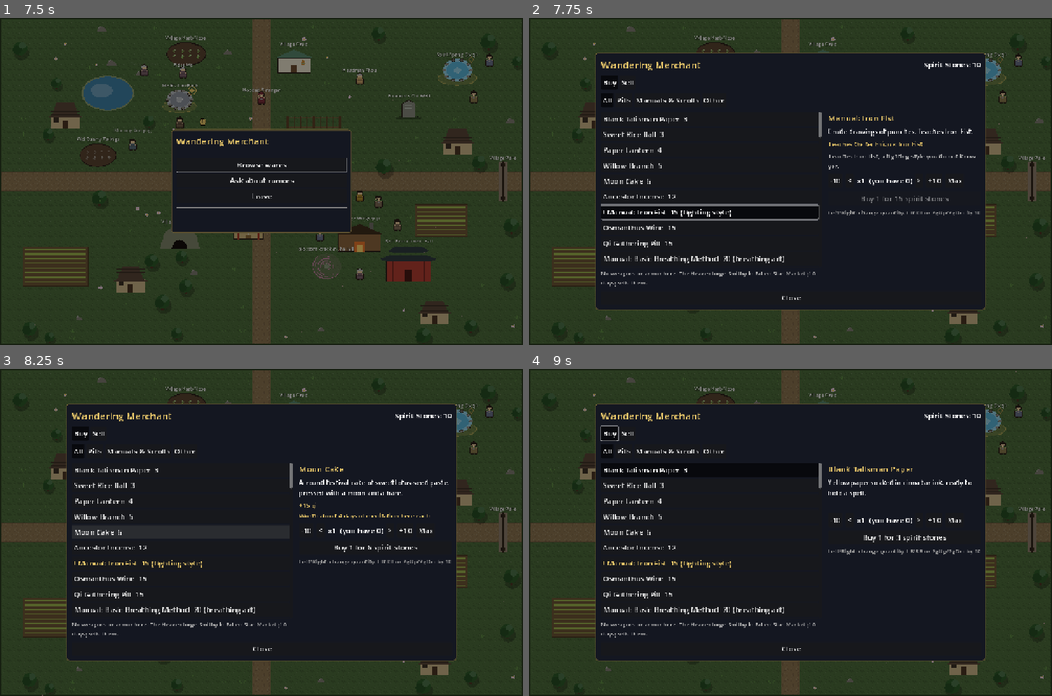
Above: before the commit, frames 1-4 (two rows, left to right).
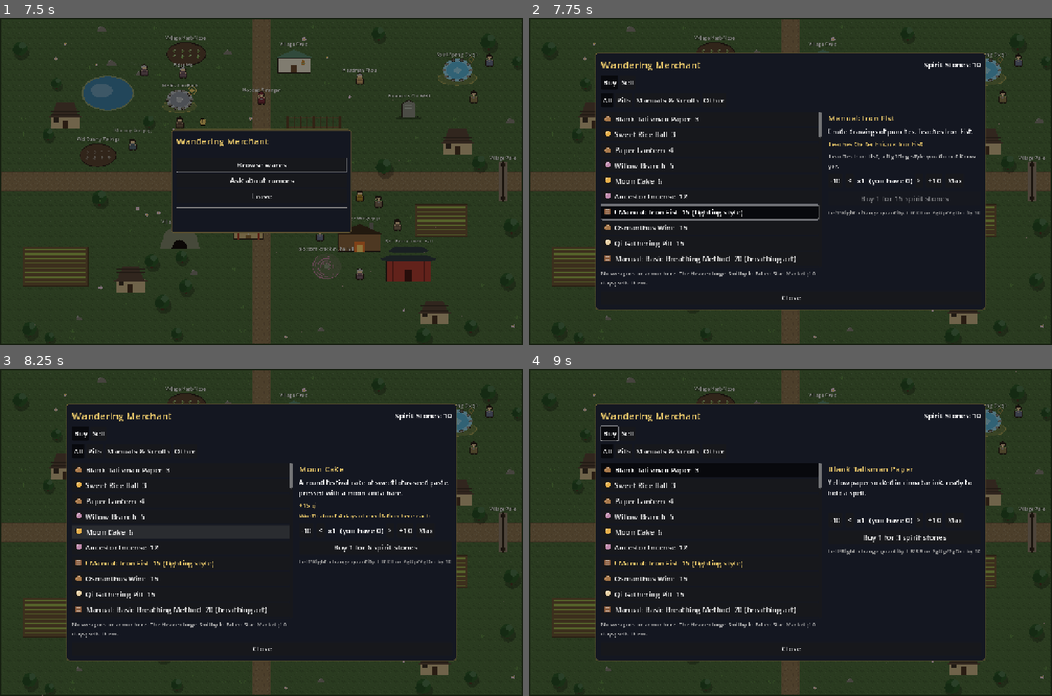
Above: after the commit, the same moments.

Repository: samridghimire/cultivation-game
Game: Godot game, scene res://src/ui/main_menu.tscn
Same seed, same stepped clock (60 frames per second), same inputs: the game is played once before the commit and once after it.
Inputs (mouse positions are in pixels of both pictures, inside the frame that each line leads up to):
- Up to frame 1 (7.5 s): click "New Game" at 0.5 s; click "Begin" at 1.25 s; click "Reach for it." at 2 s; click "Protect those who cannot prot…" at 2.75 s; click "What are you?" at 3.5 s; click "Why me?" at 4.25 s; click "What are you?" at 5 s; click "..." at 5.75 s; click "Set out." at 6.5 s; tap Enter (ui_accept) at 7.25 s; move the mouse to (376, 165) at 7.27 s; hold D (move_right) from 7.28 s (still down); hold E (interact) from 7.28 s (still down); click (376, 165) at 7.42 s
- Up to frame 2 (7.75 s): keep holding D (move_right); keep holding E (interact); tap Enter (ui_accept) at 7.52 s
- Up to frame 3 (8.25 s): release D (move_right) at 8 s; release E (interact) at 8 s; click "Moon Cake 6" at 8 s
- Up to frame 4 (9 s): click "Buy" at 8.75 s

Frame 1 is identical in both runs. In frame 2, 1.6% of the frame differs, in the area x 14-51%, y 30-75%; in frame 3, 1.6%; in frame 4, 1.6%.

Commit message:
[GFX-019] Item icons until the pack lands
Generated 12x12 pixel glyphs (ItemIcon) per item kind, tinted per item for pills and herbs, shown in inventory, shop and crafting rows; Sprites keys icon_<id>/icon_<kind> override.

Follow-ups: inventory/shop screenshots not rendered or viewed in this run.

Co-Authored-By: Claude Sonnet 5.5 <noreply@anthropic.com>
Claude-Session: https://claude.ai/code/session_01L4vu8xKnQjbxxpnTpq82zc

Diff:
--- a/data/sprites.json
+++ b/data/sprites.json
@@ -1,5 +1,5 @@
 {
-	"_doc": "Pixel-art sprite map (GFX-001). Read by src/world/ …(743 unchanged characters)… he player sprite, centred on the node). A key that is missing, or whose file is absent, draws the _draw() placeholder.",
+	"_doc": "Pixel-art sprite map (GFX-001). Read by src/world/ …(743 unchanged characters)… he player sprite, centred on the node). icon_<item id> then icon_<kind> (pill, herb, ore, beast_material, spirit_stone, weapon, armor, accessory, talisman, manual, scroll, pouch): list icon for inventory/shop/crafting rows, shown at most 24 px wide (ItemIcon); generated 12x12 glyphs otherwise. A key that is missing, or whose file is absent, draws the _draw() placeholder.",
 	"tile_size": 16,
 	"scale": 2,
 	"packs": [],
--- a/src/ui/crafting_screen.gd
+++ b/src/ui/crafting_screen.gd
@@ -193,6 +193,7 @@
 			label += READY_SUFFIX
 		var b := UIStyle.button(label, _select.bind(recipe_id))
 		b.name = recipe_id
+		ItemIcon.apply(b, ItemIcon.for_id(data, str((data.recipes[recipe_id].get("output", {}) as Dictionary).get("item", ""))))
 		if ready:
 			b.add_theme_color_override("font_color", UIStyle.CATEGORY_COLORS.get("good", UIStyle.ACCENT))
 		b.alignment = HORIZONTAL_ALIGNMENT_LEFT
--- a/src/ui/inventory_screen.gd
+++ b/src/ui/inventory_screen.gd
@@ -197,6 +197,7 @@
 			label += "  (readied)"
 		var b := UIStyle.button(label, _select.bind(item_id))
 		b.name = item_id
+		ItemIcon.apply(b, ItemIcon.for_id(data, item_id))
 		b.alignment = HORIZONTAL_ALIGNMENT_LEFT
 		b.toggle_mode = true
 		b.button_pressed = item_id == _selected
--- /dev/null
+++ b/src/ui/item_icon.gd
@@ -0,0 +1,102 @@
+class_name ItemIcon
+extends RefCounted
+## Generated 12x12 pixel item glyphs (GFX-019) for inventory, shop and crafting rows, until the icon pack lands.
+## A Sprites key "icon_<item id>" then "icon_<kind>" overrides the generated glyph.
+
+const SIZE := 12
+const ZOOM := 2
+const OUTLINE := Color("1c1612")
+const TINTS: Array[Color] = [Color("d9534f"), Color("e8b04a"), Color("6cc070"), Color("56a6d8"), Color("b07ad8"), Color("e8e0cc")]
+
+## Glyph rows: 'o' outline, 'a' body (tinted per item for pills and herbs), 'b' highlight, '.' empty.
+const GLYPHS := {
+	"pill": ["............", "....oooo....", "...oabbao...", "..oabaaaao..", "..obaaaaao..", "..oaaaaaao..", "..oaaaaaao..", "...oaaaao...", "....oooo....", "............", "............", "............"],
+	"herb": ["............", "......oo....", ".....oaao...", "..oo.oabo...", ".oaao.oao...", ".oabaooao...", "..oaaaao....", "...oaao.....", "....oao.....", "....oao.....", "....ooo.....", "............"],
+	"ore": ["............", "............", "....ooo.....", "...oabbo....", "..oabaaoo...", ".oabaaaabo..", ".oaaaaaaao..", ".oaaaaaaaao.", "..oooaaaaoo.", ".....oooo...", "............", "............"],
+	"beast_material": ["............", "...oo..oo...", "..oaao.oao..", "..oabaooao..", "...oaaaao...", "....oaao....", "...oabbao...", "..oabaaao...", "...oaaao....", "....ooo.....", "............", "............"],
+	"spirit_stone": ["............", "....oooo....", "...obbbao...", "..obbaaaao..", "..oabaaaao..", "..oaaaaaao..", "...oaaaao...", "....oaao....", ".....oo.....", "............", "............", "............"],
+	"weapon": ["..........oo", ".........oao", "........oabo", ".......oabo.", "......oabo..", "..o..oabo...", "..oooabo....", "...oabo.....", "..ooaoo.....", ".obo.oo.....", ".oo.........", "............"],
+	"armor": ["............", "..oo....oo..", ".oaaooooaao.", ".oabaaaabao.", "..oaaaaaao..", "..oabaaabo..", "..oaaaaaao..", "..oaaaaaao..", "..oaaaaaao..", "...oaaaao...", "....oooo....", "............"],
+	"accessory": ["............", "....oooo....", "...oaaaao...", "..oa....ao..", "..oa....ao..", "..oa....ao..", "...oaaaao...", "....oabo....", "....obao....", ".....oo.....", "............", "............"],
+	"talisman": ["............", "...oooooo...", "...oaaaao...", "...oabbao...", "...oabbao...", "...oaaaao...", "...obaabo...", "...oaaaao...", "...oabbao...", "...oaaaao...", "...oooooo...", "............"],
+	"manual": ["............", "..ooooooo...", ".oaaaaaaao..", ".oabbbbbao..", ".oaaaaaaao..", ".oabbbbbao..", ".oaaaaaaao..", ".oabbbbbao..", ".oaaaaaaao..", "..ooooooo...", "............", "............"],
+	"scroll": ["............", ".ooooooooo..", "oabaaaaabo..", "oaaoooooao..", ".oaabbbaao..", ".oaaaaaaao..", ".oaabbbaao..", "oaaoooooao..", "oabaaaaabo..", ".ooooooooo..", "............", "............"],
+	"pouch": ["............", "....o..o....", "....oooo....", "...oabbao...", "..oaaaaaao..", ".oabaaaaaao.", ".oabaaaaaao.", ".oaaaaaaaao.", "..oaaaaaao..", "...oooooo...", "............", "............"],
+}
+
+const BODY := {
+	"pill": Color("e8b04a"), "herb": Color("5aa65a"), "ore": Color("8a8f9c"), "beast_material": Color("c9b18a"),
+	"spirit_stone": Color("7cc8e8"), "weapon": Color("b8c0cc"), "armor": Color("9a7a52"), "accessory": Color("d9a441"),
+	"talisman": Color("e8d27a"), "manual": Color("8a5a3a"), "scroll": Color("e8dcc0"), "pouch": Color("a8784a"),
+}
+
+static var _cache: Dictionary = {}
+
+
+## Glyph kind for an item definition (see GLYPHS).
+static func kind_of(item: Dictionary) -> String:
+	var tags: Array = item.get("tags", [])
+	var effects: Dictionary = item.get("effects", {})
+	if str(item.get("id", "")) == "spirit_stone":
+		return "spirit_stone"
+	if item.has("equip"):
+		var slot := str((item["equip"] as Dictionary).get("slot", ""))
+		return slot if slot in ["weapon", "accessory"] else "armor"
+	if tags.has("talisman") or item.has("combat"):
+		return "talisman"
+	if effects.has("learn_recipe") or effects.has("learn_technique"):
+		return "manual"
+	if tags.has("scripture") or tags.has("inscription") or tags.has("formation"):
+		return "scroll"
+	if tags.has("herb"):
+		return "herb"
+	if tags.has("ore"):
+		return "ore"
+	if tags.has("beast_material"):
+		return "beast_material"
+	if bool(item.get("usable", false)):
+		return "pill"
+	return "pouch"
+
+
+## The icon for an item: a Sprites override when present, else the generated glyph (cached per item id).
+static func texture(item_id: String, item: Dictionary) -> Texture2D:
+	var kind := kind_of(item)
+	var override := Sprites.first(PackedStringArray(["icon_" + item_id, "icon_" + kind]))
+	if override != null:
+		return override
+	if _cache.has(item_id):
+		return _cache[item_id]
+	var body: Color = BODY[kind]
+	if kind == "pill" or kind == "herb":
+		body = body.lerp(TINTS[absi(item_id.hash()) % TINTS.size()], 0.7)
+	var palette := {"o": OUTLINE, "a": body, "b": body.lightened(0.45)}
+	var img := Image.create(SIZE, SIZE, false, Image.FORMAT_RGBA8)
+	var rows: Array = GLYPHS[kind]
+	for y in SIZE:
+		var row: String = rows[y]
+		for x in SIZE:
+			var ch := row.substr(x, 1)
+			if palette.has(ch):
+				img.set_pixel(x, y, palette[ch])
+	img.resize(SIZE * ZOOM, SIZE * ZOOM, Image.INTERPOLATE_NEAREST)
+	var tex := ImageTexture.create_from_image(img)
+	_cache[item_id] = tex
+	return tex
+
+
+## Icon for `item_id` from game data, or null when the id is unknown.
+static func for_id(data: GameData, item_id: String) -> Texture2D:
+	if not data.items.has(item_id):
+		return null
+	return texture(item_id, data.items[item_id])
+
+
+## Gives a list button its icon (generated glyphs are already x2) with a nearest filter (focus and navigation are unchanged).
+static func apply(b: Button, tex: Texture2D) -> void:
+	if tex == null:
+		return
+	b.icon = tex
+	b.expand_icon = false
+	b.texture_filter = CanvasItem.TEXTURE_FILTER_NEAREST
+	b.add_theme_constant_override("icon_max_width", SIZE * ZOOM)
--- a/src/ui/shop_screen.gd
+++ b/src/ui/shop_screen.gd
@@ -503,6 +503,7 @@
 			label = "! " + label
 		var b := UIStyle.button(label, _select.bind(item_id))
 		b.name = item_id
+		ItemIcon.apply(b, ItemIcon.for_id(data, item_id))
 		if not _selling and item_id == _hinted:
 			b.add_theme_color_override("font_color", UIStyle.ACCENT)
 		if not _selling and is_first_combat_manual(p, data, item_id):
--- /dev/null
+++ b/tests/unit/test_item_icon.gd
@@ -0,0 +1,45 @@
+extends TestCase
+## ItemIcon kinds, size and caching (GFX-019).
+
+
+func _kind(id: String) -> String:
+	return ItemIcon.kind_of(data().items[id])
+
+
+func test_kinds_cover_every_item_with_a_glyph() -> void:
+	for id: String in data().items:
+		assert_true(ItemIcon.GLYPHS.has(ItemIcon.kind_of(data().items[id])), id)
+
+
+func test_kind_of_each_category() -> void:
+	assert_eq(_kind("moon_cake"), "pill")
+	assert_eq(_kind("boar_hide_jerkin"), "armor")
+	assert_eq(_kind("spirit_stone"), "spirit_stone")
+	var seen: Dictionary = {}
+	for id: String in data().items:
+		seen[ItemIcon.kind_of(data().items[id])] = true
+	for kind: String in ["pill", "herb", "ore", "beast_material", "weapon", "armor", "talisman", "manual", "scroll"]:
+		assert_true(seen.has(kind), kind)
+
+
+func test_unusable_untagged_item_is_a_pouch() -> void:
+	assert_eq(ItemIcon.kind_of({"id": "x"}), "pouch")
+	assert_eq(ItemIcon.kind_of({"equip": {"slot": "boots"}}), "armor")
+	assert_eq(ItemIcon.kind_of({"equip": {"slot": "accessory"}}), "accessory")
+
+
+func test_texture_size_and_cache() -> void:
+	var item: Dictionary = data().items["moon_cake"]
+	var tex := ItemIcon.texture("moon_cake", item)
+	assert_eq(tex.get_width(), ItemIcon.SIZE * ItemIcon.ZOOM)
+	assert_true(tex == ItemIcon.texture("moon_cake", item), "cached")
+
+
+func test_pills_tint_per_item() -> void:
+	var pill := {"usable": true}
+	var a := ItemIcon.texture("pill_a_tint", pill).get_image().get_pixel(10, 8)
+	var found_different := false
+	for id in ["pill_b", "pill_c", "pill_d", "pill_e"]:
+		if ItemIcon.texture(id, pill).get_image().get_pixel(10, 8) != a:
+			found_different = true
+	assert_true(found_different)
Not shown, added: src/ui/item_icon.gd.uid
Not shown, added: tests/unit/test_item_icon.gd.uid
